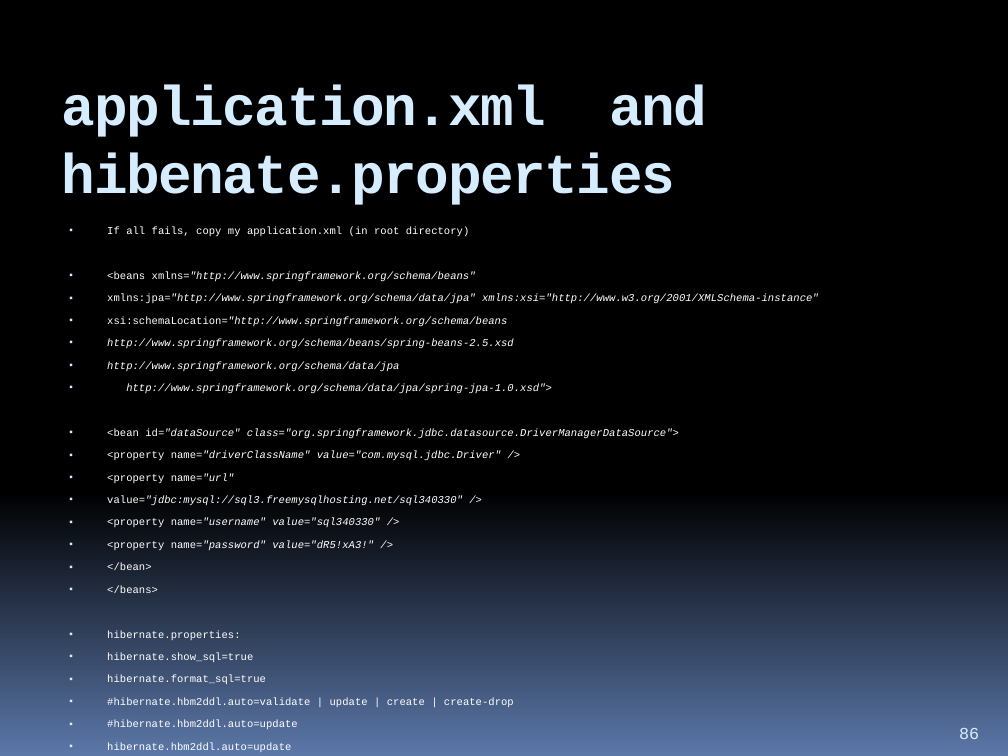
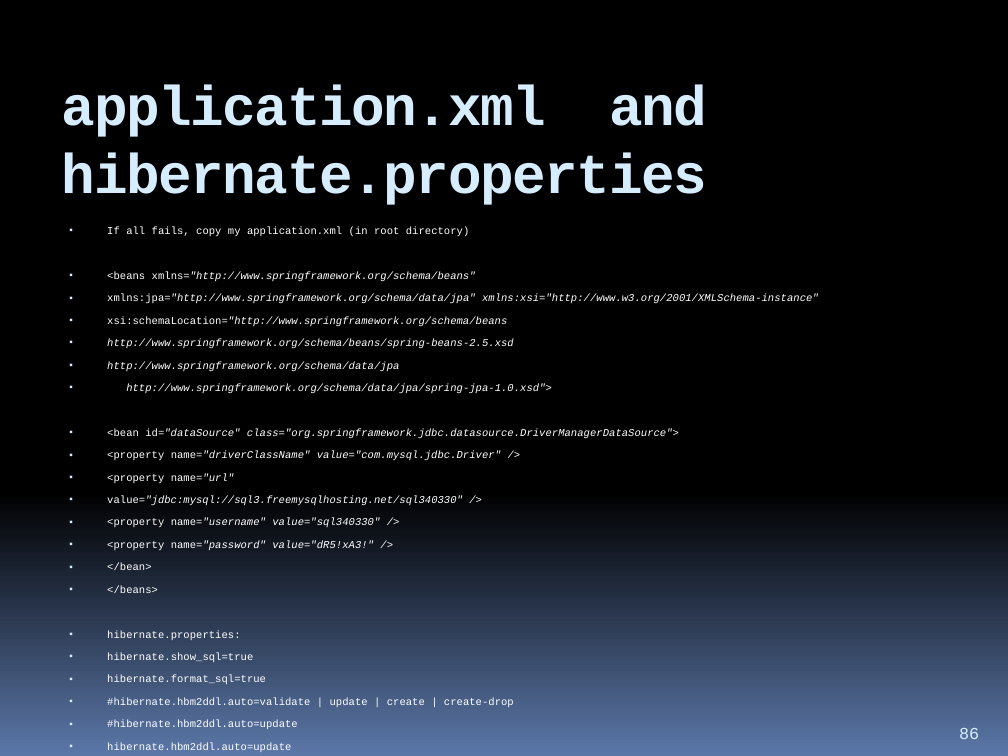
Before and after one commit to hchan/comp2613, a slide deck: slide 86 of coursePresentation.pptx. Drawn at 1008x756 pixels with LibreOffice and Linux fonts; fonts in the diff are those of the drawing. Boxes give left, top, right and bottom in pixels: in the first picture for what was removed or moved away, otherwise in the second. Text is boxed around its words. In the diff, an @@ line names an element or a change of style, - is before the commit and + after.

```diff
--- a/coursePresentation.pptx
+++ b/coursePresentation.pptx
@@ title at bbox=[62, 85, 707, 205]: text changed @@
-application.xml and hibenate.properties
+application.xml and hibernate.properties
```
Also in this commit, not shown: 1 other slide changed, 3 other files.
